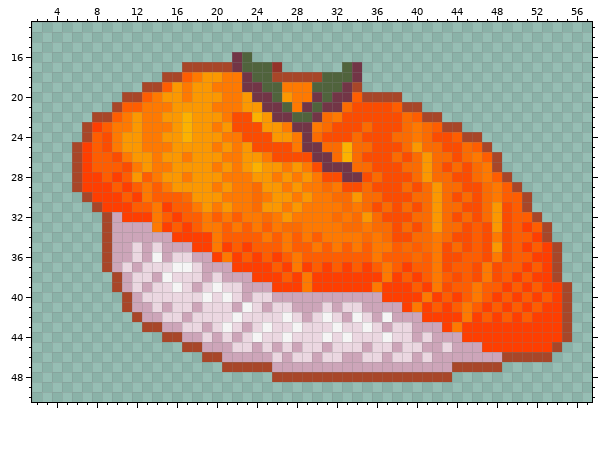
Two states of a pixel-art sprite, Graphics/Icons/item821.png. The picture above is the old version.
The file is 60x60 pixels. Colours within 5 levels of each other are drawn and written as one. Shown: x 2..57, y 13..50.
And afterwards:
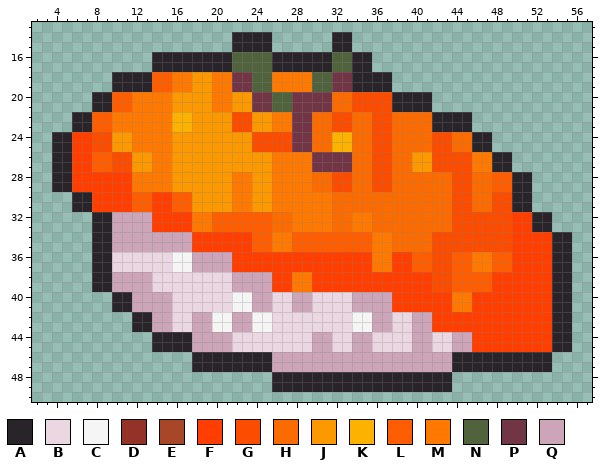
Palette (. is transparent): A #292429  B #ebd7e1  C #f5f5f5  D #943228  E #a84628  F #ff3e00  G #fc4c00  H #fc6b00  J #fc9800  K #fcb200  L #ff5d00  M #ff7900  N #50633c  P #723546  Q #cda5b9
The edit:
Changed rows in their new state; - is an unchanged pixel.
first column x 4:
14 ------------------AAAA------AA----------------------
15 ------------------AAAA------AA----------------------
16 ----------AAAAAAAAN-NNAAAAAANNAA--------------------
17 ----------AAAAAAAAN---AAAAAAN-AA--------------------
18 ------AAAALLMMJ-M-P---MMMMN-PPAAAA------------------
19 ------AAAAL-M-----P-N-M-----P-AAAA------------------
20 ----AALLMM-M-J--M-J----NPP-PHHGGGGAAAA--------------
21 ----AAL-M---------J-P-N-P-P-H-----AAAA--------------
22 --AALLM-M--MK----J--J-MMPPH-G-HH--H-HHAAAA----------
23 --AAL---M---K---J---J-M---H---H---H-H-AAAA----------
24 AAFFG-J-M--M-J---JJJ--GGP--HKK-H----H---HHAA--------
25 AAF-G-J-M-------J-J-----P-H-K-----H-H-G-H-AA--------
26 AAF----G---M-J---JJ--JMMMM--PP-H---HJ-GG-G-MAA------
27 AAF---G-J-------J-J-J-M-M-P-------H-J-G-G-M-AA------
28 AAF--F-FMM-M-J---J-----M-MHH-GHHG-HH-H-----H-LAA----
29 AAF---F-M-M-----J---J-M-M-H-G-H---H-H-H-G-H-L-AA----
30 --AA---FLLFF-L---J--JJMM-M----H--HHH--H--GH-GGAA----
31 --AAF-----F---J-J---J-M-M---H-H-H-H-H-H-G-H-G-AA----
32 ----AA-QQQFF-FM--L-LLLHH-----HMM-HHH--H--G-GG-FFAA--
33 ----AA----F-F-M-L-L-L-H-M---H-M---H-H-H-G-G-G-F-AA--
34 ----AA------QQ--FFFF-LM--L-LLLLL-MHH--GG--G-G-FF-FAA
35 ----AA--Q-Q-----F-F---M---L-L-L---H-H-G-G-G-G-F-F-AA
36 ----AABB-BBBCC--QQ-F-F-FFFFFFFFF-MFFL-G-L-MMLLFF--AA
37 ----AAB-B-----Q-------F-F-F-F-F-M-F---G---M-L-F-F-AA
38 ----AAQ-QQBB---B-B--QQ-FM--------F-F-FGGL-LLFF-F--AA
39 ----AAQ-Q---B-B-B-Q-----M-------F---F-G---L-F-F-F-AA
40 ------AA-QQQ---B-BCCQQBB--BBBB---Q---F-FMMFF-F-F-FAA
41 ------AA--Q---B---C-Q-----B-B-Q---F-F-F-M-F-F-F-F-AA
42 --------AA-Q-BQQCCQQCC-B-B-B-B-C-QBB-Q---F-F-F-F--AA
43 --------AAQ-B-Q-C-Q-C---B---B-C-Q-----F-F---------AA
44 ----------AAAA-Q-QB-B--B--QQ-BQQ-B---QBB-Q--------AA
45 ----------AAAAQ-----B-B-B-Q---Q---B-Q-B---F-------AA
46 --------------AAAAAAAAQ-QQ-QQ--QQ-QQ-Q--AAAAAAAAAA--
47 --------------AAAAAAAA------------------AAAAAAAAAA--
48 ----------------------AAAAAAAAAAAAAAAAAA------------
49 ----------------------AAAAAAAAAAAAAAAAAA------------
Boxes around the changes in both pictures, in picture pixels (x1, y1, x2, y2):
changed: (52, 32, 572, 392)
